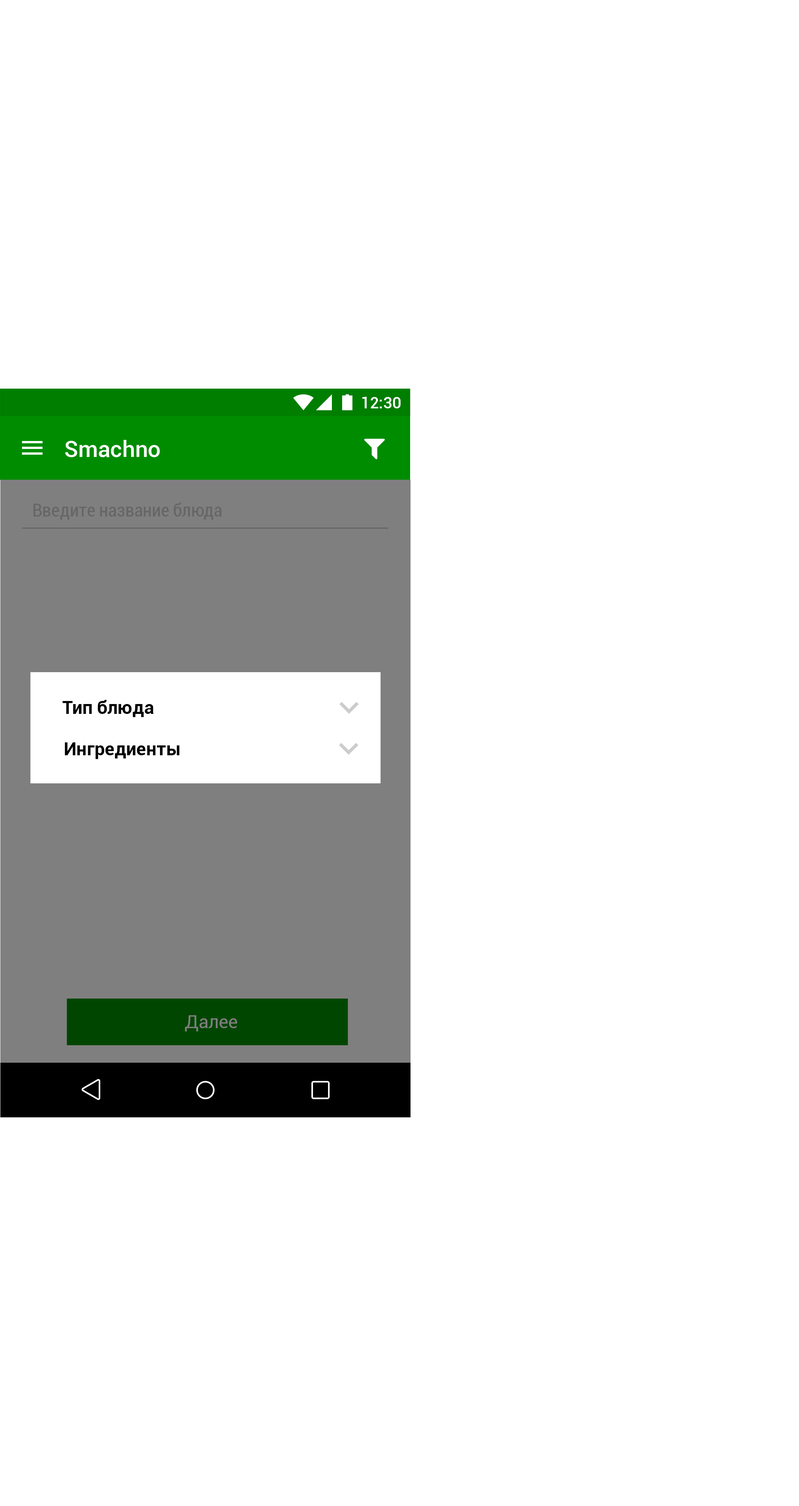
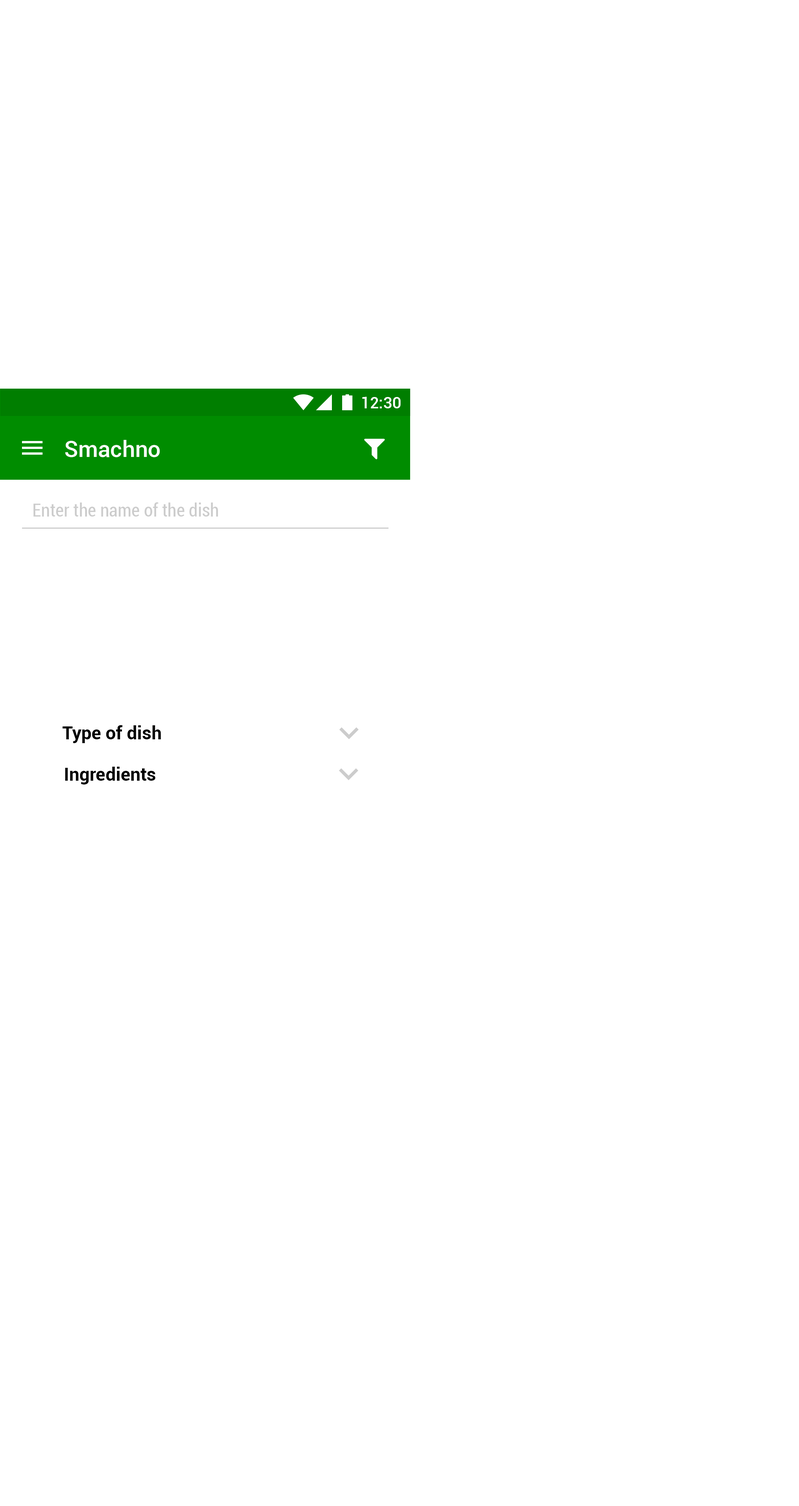
Layered file, before and after one edit (799x1506). Changes by layer:
painted on "Ингредиенты" over [64, 742, 180, 785]
painted on "Compound Shape" (1st of 14, in "smachno_filter" › "<Group>") over [338, 742, 359, 781]
painted on "Compound Shape" (2nd of 14, in "smachno_filter" › "<Group>") over [339, 701, 359, 740]
painted on "Тип блюда" over [62, 700, 161, 744]
painted on "Compound Shape" (3rd of 14, in "smachno_filter" › "<Group>") over [30, 672, 381, 810]
hid "Compound Shape" (4th of 14, in "smachno_filter"), painted on it over [0, 479, 411, 1118]
hid "Далее" over [184, 1015, 238, 1032]
hid "Compound Shape" (6th of 14, in "smachno_filter") over [66, 998, 348, 1046]
painted on "Введите название блюда" over [37, 502, 222, 521]
hid group "<Group>" (3rd of 4, in "smachno_filter") (4 layers) over [0, 1063, 411, 1118]
